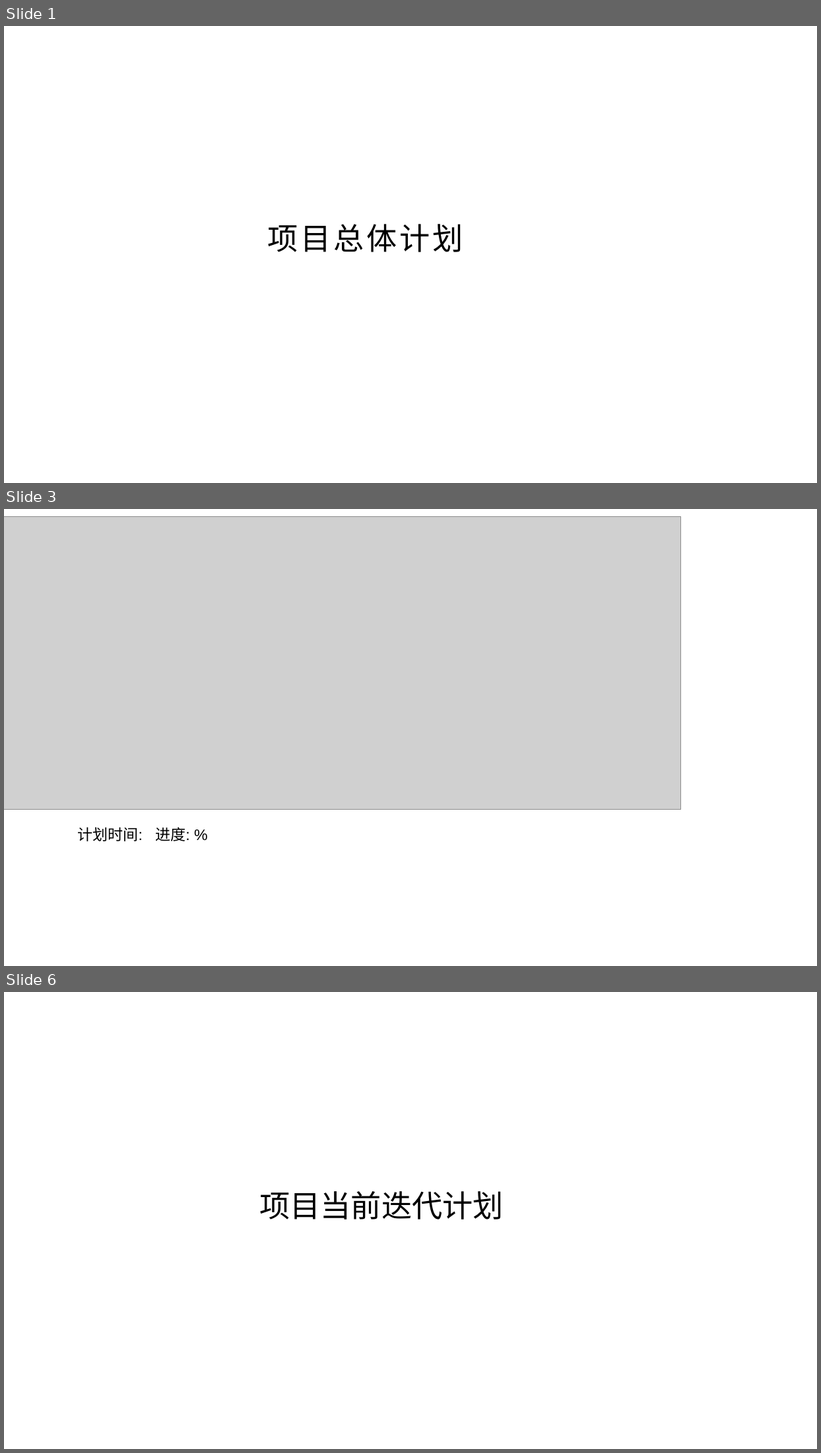
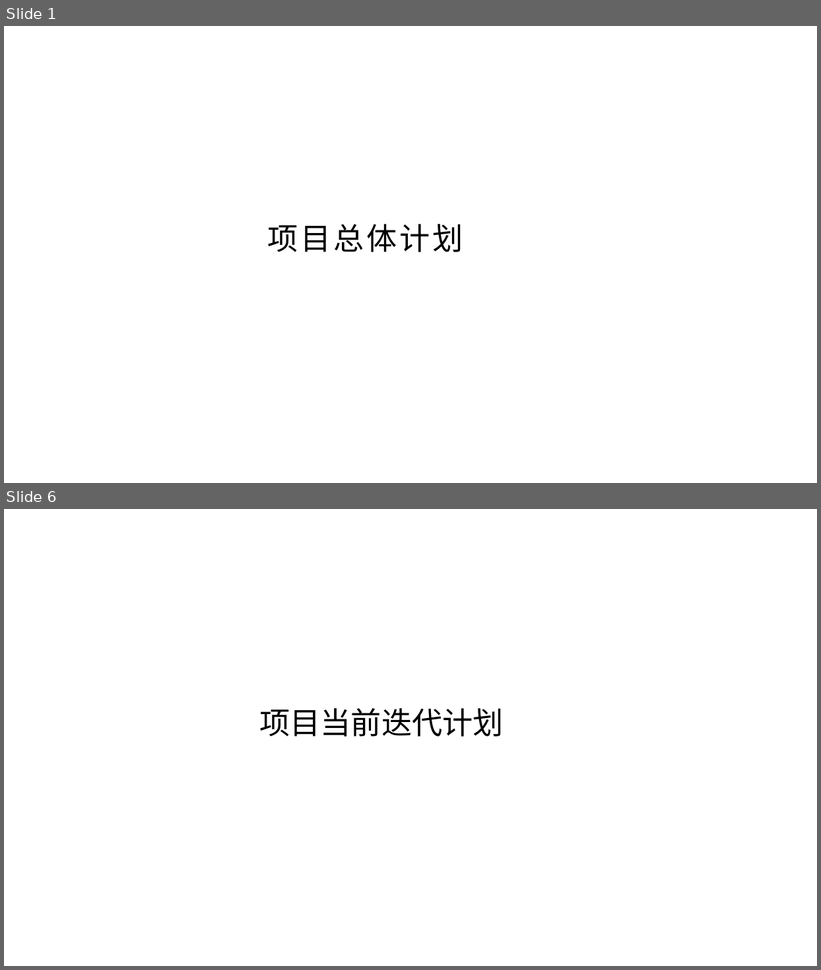
Before and after one commit to C32-SoundTech/SoundTech, a slide deck: docs/软件工程实践.pptx. Shown one above the other, each under a label of ours: slides 1, 3 and 6 before the commit, slides 1 and 6 after it; the slides between them are not shown. The pictures are 821x1453 and 821x970 pixels, drawn with LibreOffice and Linux fonts; fonts in the diff are those of the drawing; grey boxes stand for pictures. Boxes give left, top, right and bottom in pixels: in the first picture for what was removed or moved away, otherwise in the second. Text is boxed around its words. In the diff, an @@ line names an element or a change of style, - is before the commit and + after.

```diff
--- a/docs/软件工程实践.pptx
+++ b/docs/软件工程实践.pptx
@@ slide 3 removed at [4, 509, 817, 966], background #FFFFFF @@
@@ picture removed at [4, 516, 681, 810] @@
@@ text removed at [77, 827, 190, 842] @@
-计划时间: 进度: %
```
Also in this commit, not shown: 2 slides changed, 4 slides added, 4 other slides removed, 1 other file.
